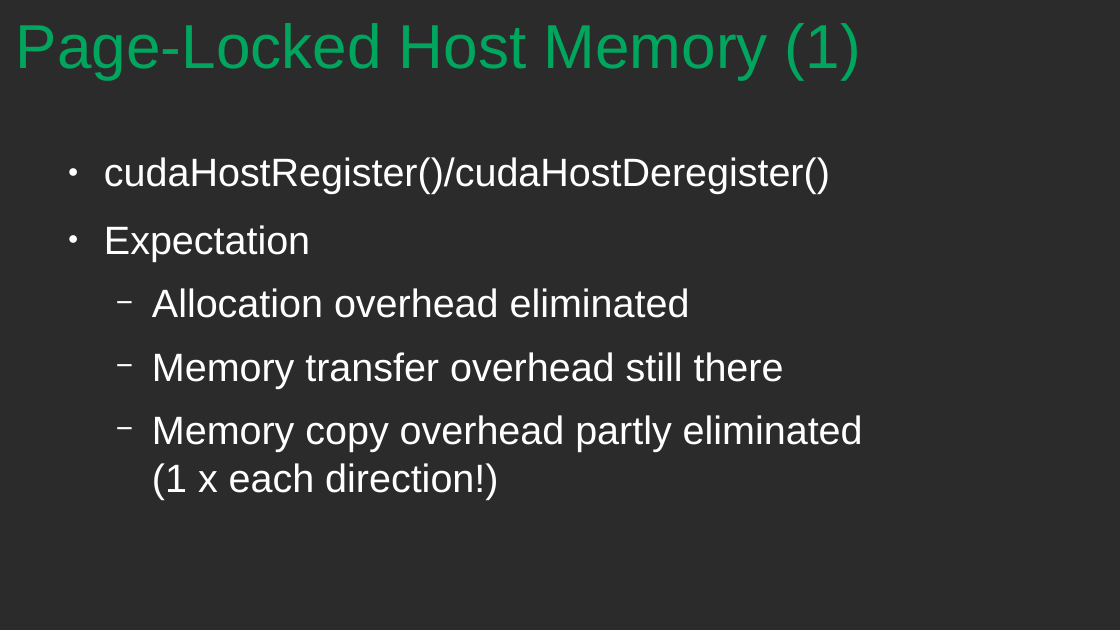
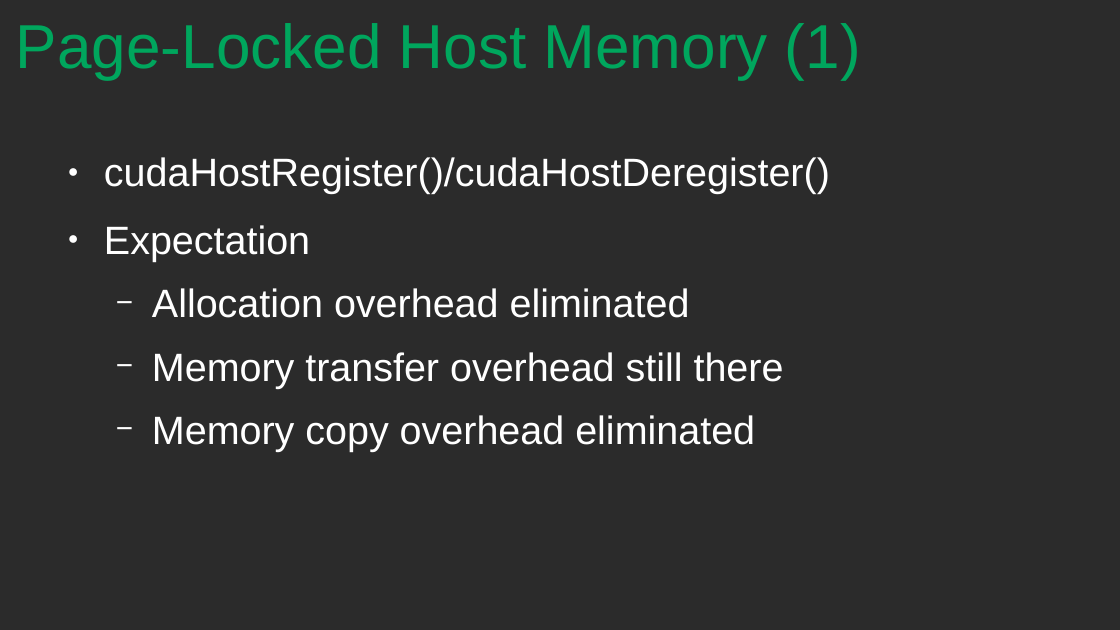
Before and after one commit to dschoerk/GPU_Arch_SS19, a slide deck: slide 8 of GPU_Architecture_Final_Presentation.odp. Drawn at 1120x630 pixels with LibreOffice and Linux fonts; fonts in the diff are those of the drawing; background and template pictures are left out; a plain dark background stands for a picture behind light text. Boxes give left, top, right and bottom in pixels: in the first picture for what was removed or moved away, otherwise in the second. Text is boxed around its words. In the diff, an @@ line names an element or a change of style, - is before the commit and + after.

Commit message:
Removed duplicated slide; fixed statement about copy operations

```diff
--- a/GPU_Architecture_Final_Presentation.odp
+++ b/GPU_Architecture_Final_Presentation.odp
@@ text at box(152, 415, 755, 452): text changed @@
-  − Memory copy overhead partly eliminated
-    (1 x each direction!)
+  − Memory copy overhead eliminated
```
Also in this commit, not shown: 1 other slide changed, 1 slide removed.
